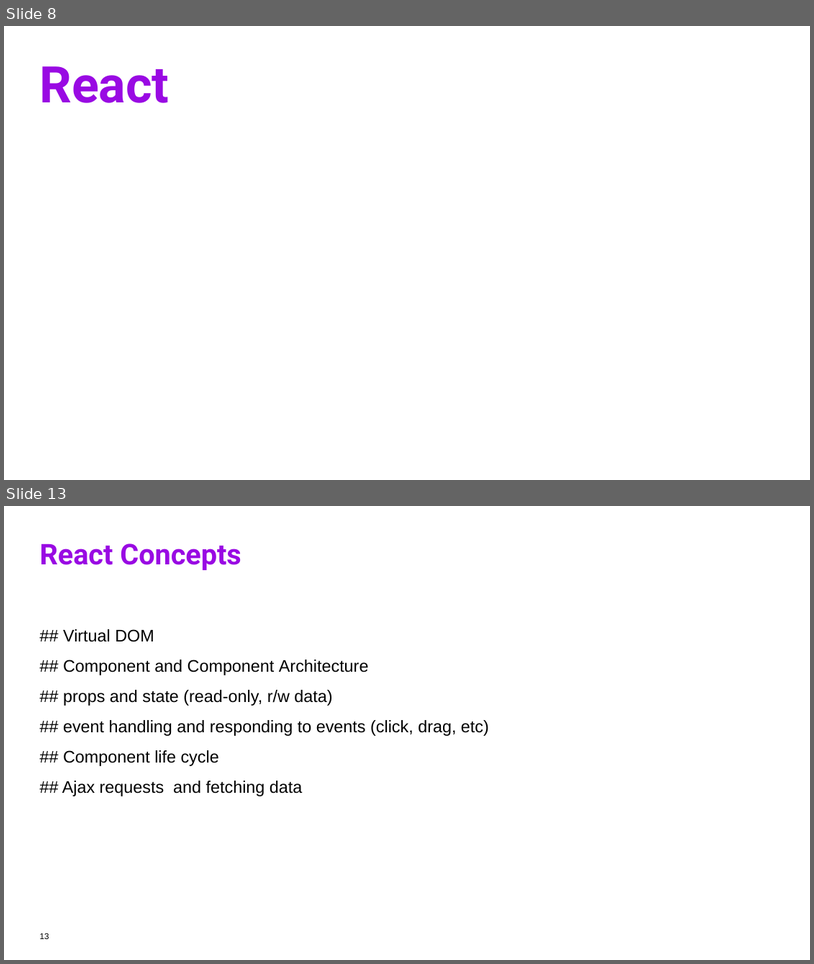
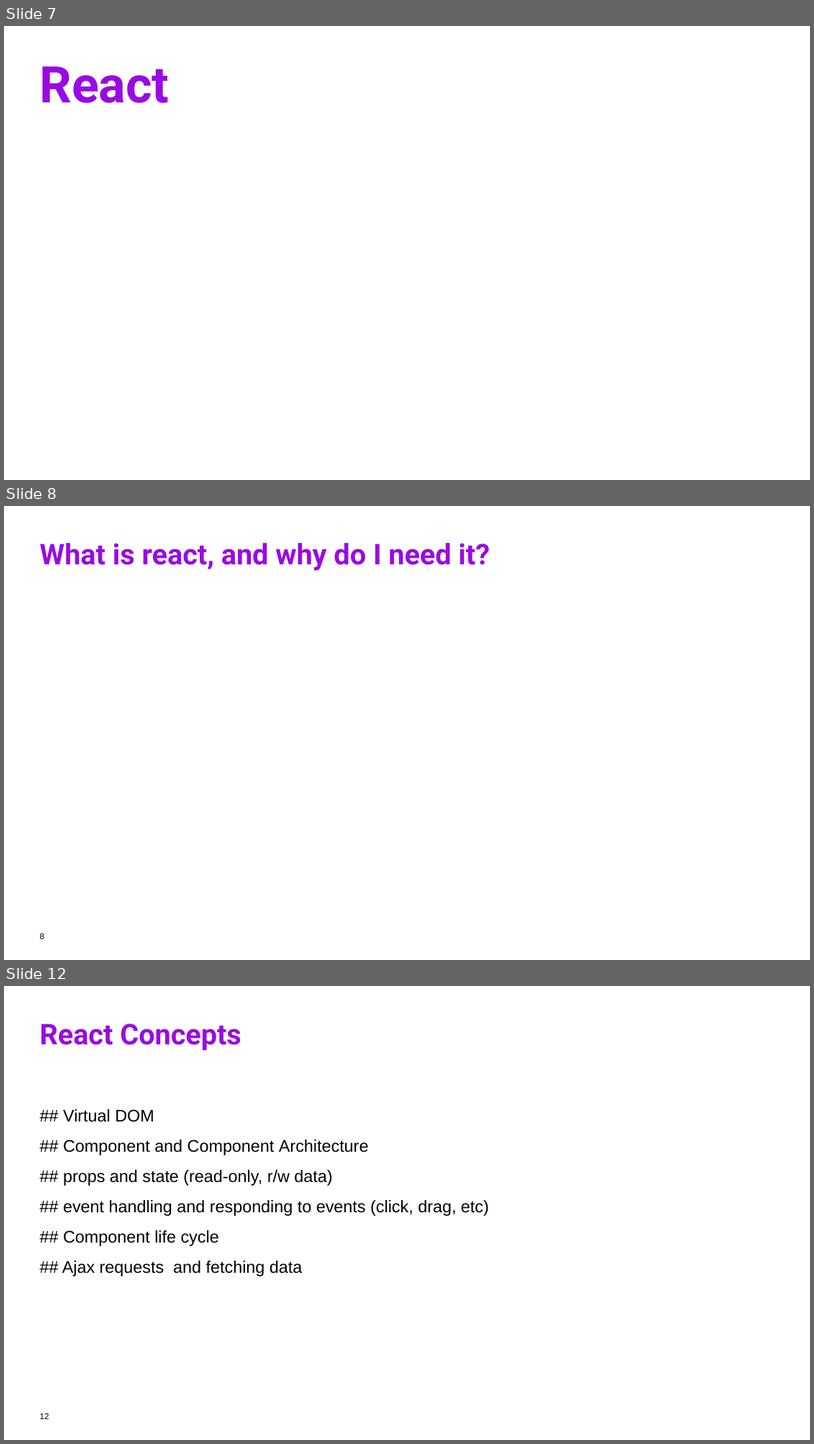
Before and after one commit to TeliaSoneraNorge/telia-workshop, a slide deck: workshop_tromsoe.pptx. Shown one above the other, each under a label of ours: slides 8 and 13 before the commit, slides 7, 8 and 12 after it; the slides between them are not shown. The pictures are 814x964 and 814x1444 pixels, drawn with LibreOffice and Linux fonts; fonts in the diff are those of the drawing; background and template pictures are left out. Boxes give left, top, right and bottom in pixels: in the first picture for what was removed or moved away, otherwise in the second. Text is boxed around its words. In the diff, an @@ line names an element or a change of style, - is before the commit and + after.

```diff
--- a/workshop_tromsoe.pptx
+++ b/workshop_tromsoe.pptx
@@ slide 8 added at (x1=4, y1=506, x2=810, y2=960), background #FFFFFF @@
@@ title added at (x1=40, y1=543, x2=490, y2=571), 34 pt, text #990AE3, bold @@
+What is react, and why do I need it?
@@ page number added at (x1=40, y1=933, x2=44, y2=939), 10 pt, text #000000 @@
+8
@@ what was slide 8 is now slide 7 @@
@@ what was slide 13 is now slide 12 @@
@@ page number at (x1=40, y1=1413, x2=49, y2=1419): text changed @@
-13
+12
```
Also in this commit, not shown: 2 slides changed, 2 other slides added, 4 slides removed.
